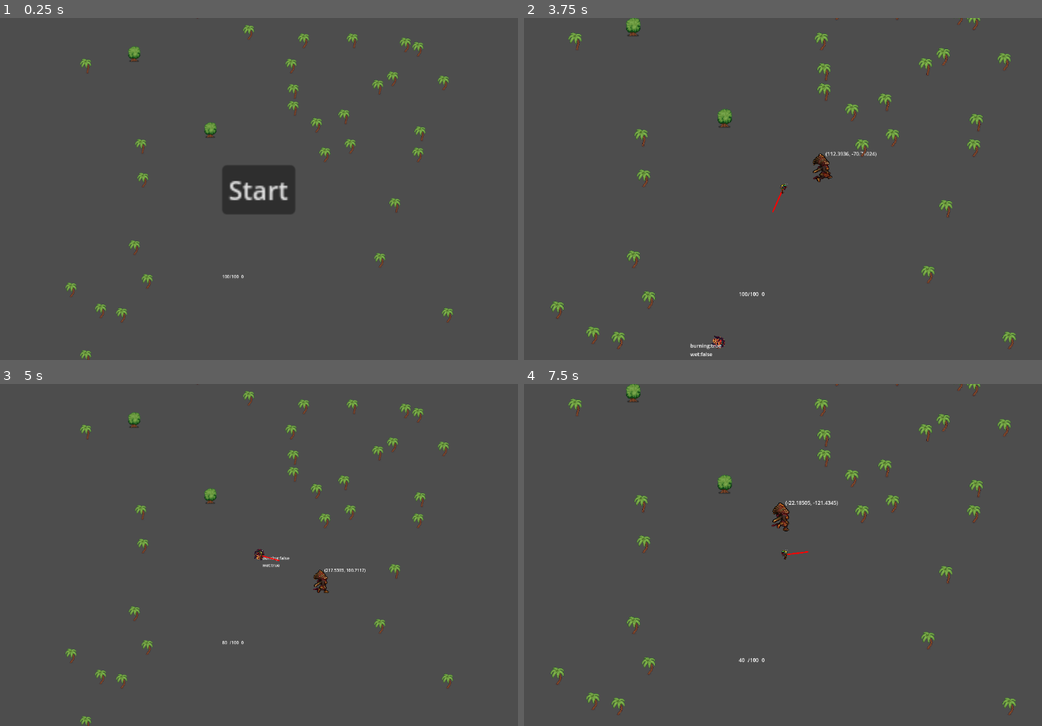
Above: before the commit, frames 1-4 (two rows, left to right).
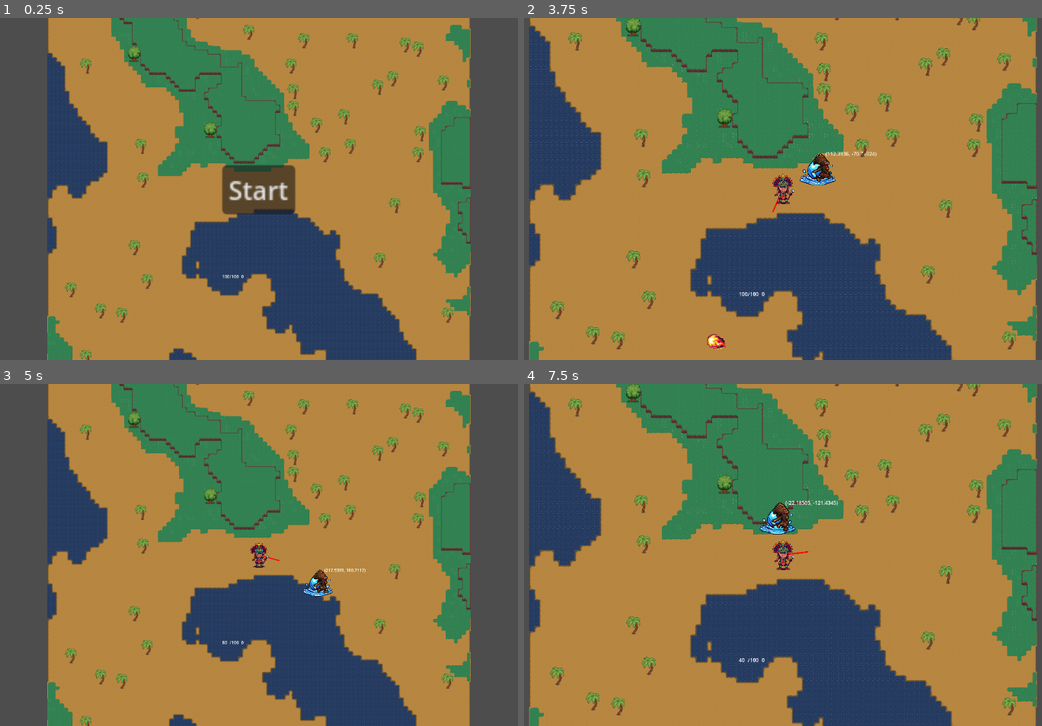
Above: after the commit, the same moments.

Repository: lvnav/survivor-in-two-week
Game: Godot game, scene res://Scenes/Root.tscn
The game is run twice, just before and just after one commit, with the same random seed, the same clock (stepped at 60 frames per second) and the same inputs.
Inputs (mouse positions are in pixels of both pictures, inside the frame that each line leads up to):
- Up to frame 1 (0.25 s): no input
- Up to frame 2 (3.75 s): click "Start" at 0.5 s; tap Enter (ui_accept) at 1.25, 1.52, 2.27 s; move the mouse to (746, 274) at 1.27 s; hold Right (ui_right) 1.28-2.78 s; tap 1 (burning_projectile) at 1.35 s; move the mouse to (783, 189) at 2.02 s; tap Space (dodge) at 2.1 s; move the mouse to (845, 113) at 2.77 s; hold Left (ui_left) 2.78-3.53 s; tap 2 (wet_projectile) at 2.85 s; move the mouse to (751, 257) at 3.52 s; hold Right (ui_right) from 3.53 s (still down); tap Mouse wheel up (zoom_in) at 3.6 s
- Up to frame 3 (5 s): keep holding Right (ui_right); tap Enter (ui_accept) at 3.77, 4.52 s; move the mouse to (440, 606) at 4.27 s; tap Mouse wheel down (zoom_out) at 4.35 s
- Up to frame 4 (7.5 s): move the mouse to (601, 503) at 5.02 s; release Right (ui_right) at 5.03 s; hold Left (ui_left) 5.03-5.78 s; tap 1 (burning_projectile) at 5.1 s; tap Enter (ui_accept) at 5.27, 6.5, 6.77 s; move the mouse to (814, 555) at 5.77 s; hold Right (ui_right) 5.78-6.53 s; tap Space (dodge) at 5.85 s; move the mouse to (689, 469) at 6.52 s; hold Left (ui_left) from 6.53 s (still down); tap 2 (wet_projectile) at 6.6 s; move the mouse to (917, 537) at 7.27 s; tap Mouse wheel up (zoom_in) at 7.35 s

The runs differ from the first frame. In frame 1, 79% of the frame differs, in the area x 9-91%, y 0-100%; in frame 2, 95%, in the area x 0-100%, y 0-100%; in frame 3, 79%; in frame 4, 95%.

Commit message:
Improve elemental propagation system

Diff:
--- a/Globals/environmental_state_resolver.gd
+++ b/Globals/environmental_state_resolver.gd
@@ -9,21 +9,21 @@
 			return
 
 		var logic_tile: LogicTile = proc_world.logic_tiles[cell_coords]
+		priorizedPropagation(environmentalState, logic_tile.environmental_state)
 
-		if environmentalState.elemental_states["burning"]:
-			print("ici")
-			logic_tile.environmental_state.set_elemental_state("burning", true)
-			logic_tile.environmental_state.set_elemental_state("wet", false)
+static func propagate(from: EnvironmentalState, to: EnvironmentalState) -> void:
+	for key in from.elemental_states:
+		to.set_elemental_state(key, from.elemental_states[key])
 
-		if environmentalState.elemental_states["wet"]:
-			print("la-bas")
-			logic_tile.environmental_state.set_elemental_state("burning", false)
-			logic_tile.environmental_state.set_elemental_state("wet", true)
+static func priorizedPropagation(source_a: EnvironmentalState, source_b: EnvironmentalState) -> void:
+	if (source_a.priority == null or source_b.priority == null):
+		assert(false, "Every EnvironmentalState must have a priority set")
 
-		if logic_tile.environmental_state.elemental_states["burning"]:
-			environmentalState.set_elemental_state("burning", true)
-			environmentalState.set_elemental_state("wet", false)
-
-		if logic_tile.environmental_state.elemental_states["wet"]:
-			environmentalState.set_elemental_state("burning", false)
-			environmentalState.set_elemental_state("wet", true)
+	if source_a.is_altered() and !source_b.is_altered():
+		propagate(source_a, source_b)
+	elif !source_a.is_altered() and source_b.is_altered():
+		propagate(source_b, source_a)
+	elif (source_a.priority <= source_b.priority):
+		propagate(source_a, source_b)
+	else:
+		propagate(source_b, source_a)
--- a/Scenes/Bolt/Bolt.tscn
+++ b/Scenes/Bolt/Bolt.tscn
@@ -1,8 +1,9 @@
-[gd_scene load_steps=5 format=3 uid="uid://d0lgfe3nmh2ok"]
+[gd_scene load_steps=6 format=3 uid="uid://d0lgfe3nmh2ok"]
 
 [ext_resource type="Script" path="res://Scenes/Bolt/bolt.gd" id="1_4c75s"]
 [ext_resource type="Texture2D" uid="uid://ugw3if7kjwtb" path="res://Assets/bolt.png" id="2_coquk"]
 [ext_resource type="PackedScene" uid="uid://2vrljdef6ct2" path="res://Scenes/EnvironmentalState/environmental_state.tscn" id="3_p8iok"]
+[ext_resource type="Script" path="res://Scenes/EnvironmentalStateSprite/environmental_state_sprite.gd" id="4_qim76"]
 
 [sub_resource type="CircleShape2D" id="CircleShape2D_36mqg"]
 radius = 22.0227
@@ -22,6 +23,10 @@
 
 [node name="EnvironmentalState" parent="." instance=ExtResource("3_p8iok")]
 
+[node name="EnvironmentalStateSprite" type="Sprite2D" parent="."]
+script = ExtResource("4_qim76")
+custom_scale = Vector2(0.2, 0.2)
+
 [connection signal="area_entered" from="." to="." method="_on_area_entered"]
 [connection signal="body_entered" from="." to="." method="_on_body_entered"]
 [connection signal="body_shape_entered" from="." to="." method="_on_body_shape_entered"]
--- a/Scenes/Bolt/bolt.gd
+++ b/Scenes/Bolt/bolt.gd
@@ -1,6 +1,8 @@
 class_name Bolt extends Area2D
 
 @onready var environmental_state: EnvironmentalState = $EnvironmentalState
+@onready var environmental_state_sprite: EnvironmentalStateSprite = $EnvironmentalStateSprite
+@onready var sprite_2d: Sprite2D = $Sprite2D
 
 const DEFAULT_DAMAGE: int = 20
 
@@ -9,8 +11,8 @@
 var damage: int = DEFAULT_DAMAGE
 var velocity: Vector2 = Vector2.RIGHT
 
-#func _ready() -> void:
-	#environmental_state.set_elemental_state("burning", true)
+func _ready() -> void:
+	environmental_state_sprite.environmental_state = environmental_state
 
 func _physics_process(delta: float) -> void:
 	position += velocity * delta * speed
@@ -19,9 +21,9 @@
 	queue_free()
 
 func _on_area_entered(area: Area2D) -> void:
-	if area.is_in_group("enemy"):
-		var mob: Mob = area
-		shoot_origin.leech(self, mob)
+	if area is Mob:
+		shoot_origin.leech(self, area)
+		EnvironmentalStateResolver.priorizedPropagation(area.environmental_state, self.environmental_state)
 		if !shoot_origin.has_piercing_projectile:
 			queue_free()
 
--- a/Scenes/EnvironmentalState/environmental_state.gd
+++ b/Scenes/EnvironmentalState/environmental_state.gd
@@ -1,6 +1,7 @@
 class_name EnvironmentalState extends Node
 
 @onready var container: VBoxContainer = $Container
+@onready var actual_state_timer: Timer = $ActualStateTimer
 
 var elemental_states: Dictionary = {
 	"burning": false,
@@ -8,8 +9,18 @@
 }
 
 var elemental_states_label: Dictionary = {} # follow elemental_state shape with labels instead of bool
+var parent: Node2D
+
+@export var priority: int # more priority near zero
 
 signal elemental_states_change(key: String, new_value: bool)
+signal elemental_state_consumed
+
+func _ready() -> void:
+	if get_parent() == null:
+		assert(false, "EnvironmentalState must have a parent")
+
+	parent = get_parent()
 
 func _process(delta: float) -> void:
 	container.position = get_parent().position
@@ -20,6 +31,13 @@
 		assert(false, "Unexpected key " + key)
 	elemental_states[key] = new_value
 	elemental_states_change.emit(key, new_value)
+	actual_state_timer.start()
+
+
+func is_altered():
+	for state in elemental_states.values():
+		if state != false:
+			return state
 
 func _on_elemental_states_change(key: String, new_value: bool) -> void:
 	var label: Label
@@ -31,3 +49,6 @@
 		container.add_child(label)
 
 	label.text = str(key, ":", new_value)
+
+func _on_actual_state_timer_timeout() -> void:
+	elemental_state_consumed.emit()
--- a/Scenes/EnvironmentalState/environmental_state.tscn
+++ b/Scenes/EnvironmentalState/environmental_state.tscn
@@ -7,7 +7,12 @@
 
 [node name="Container" type="VBoxContainer" parent="."]
 unique_name_in_owner = true
+visible = false
 offset_right = 108.0
 offset_bottom = 40.0
 
+[node name="ActualStateTimer" type="Timer" parent="."]
+wait_time = 3.0
+
 [connection signal="elemental_states_change" from="." to="." method="_on_elemental_states_change"]
+[connection signal="timeout" from="ActualStateTimer" to="." method="_on_actual_state_timer_timeout"]
--- /dev/null
+++ b/Scenes/EnvironmentalStateSprite/EnvironmentalStateSprite.tscn
@@ -0,0 +1,6 @@
+[gd_scene load_steps=2 format=3 uid="uid://bf2c8yhf8ccec"]
+
+[ext_resource type="Script" path="res://Scenes/EnvironmentalStateSprite/environmental_state_sprite.gd" id="2_85mne"]
+
+[node name="EnvironmentalStateSprite" type="Node2D"]
+script = ExtResource("2_85mne")
--- /dev/null
+++ b/Scenes/EnvironmentalStateSprite/environmental_state_sprite.gd
@@ -0,0 +1,16 @@
+class_name EnvironmentalStateSprite extends Sprite2D
+
+@export var flame_sprite : CompressedTexture2D = preload("res://Assets/flame.png")
+@export var wet_sprite: CompressedTexture2D = preload("res://Assets/wet.png")
+@export var custom_scale := Vector2(1, 1)
+
+var environmental_state: EnvironmentalState
+
+func _ready() -> void:
+	scale = custom_scale
+
+func _process(delta: float) -> void:
+	if environmental_state.elemental_states["burning"]:
+		texture = flame_sprite
+	elif environmental_state.elemental_states["wet"]:
+		texture = wet_sprite
--- a/Scenes/Level/proc_gen_world.gd
+++ b/Scenes/Level/proc_gen_world.gd
@@ -62,19 +62,11 @@
 					environment.set_cell(position, source_id, random_palm_tree_type)
 					var tiledata = environment.get_cell_tile_data(position)
 
-					#var label = ReactiveLabel.new()
-					var logic_tile: LogicTile = logic_tile.instantiate().with_data(tiledata, position)
+					var logic_tile: LogicTile = logic_tile.instantiate().with_data(
+						tiledata,
+						position
+					)
 					add_child(logic_tile)
-					#print(logic_tile.environmental_state)
-					#logic_tile.environmental_state = EnvironmentalState.new()
-					#logic_tile.environmental_state.set_elemental_state("is_burning"] = label.text
-					#label.logic_tile = logic_tile
-
-					#label.text = str(tiledata.get_custom_data("is_burning"))
-					#label.position = environment.map_to_local(position)
-					#label.show()
-					#level.call_deferred("add_child", label)
-					#logic_tile.nodes["label"] = label
 
 					logic_tiles[position] = logic_tile
 
--- a/Scenes/LogicTile/logic_tile.gd
+++ b/Scenes/LogicTile/logic_tile.gd
@@ -1,14 +1,25 @@
 class_name LogicTile extends Node2D
 
 @onready var environmental_state: EnvironmentalState = $EnvironmentalState
+@onready var environmental_state_sprite: EnvironmentalStateSprite = $EnvironmentalStateSprite
 
 var tiledata: TileData
 var nodes: Dictionary = {}
 var data: Dictionary = {}
 var cell_position: Vector2i
 
+func _ready() -> void:
+	environmental_state_sprite.environmental_state = environmental_state
+
 func with_data(new_tiledata: TileData, new_cell_position: Vector2i) -> LogicTile:
 	tiledata = new_tiledata
 	position = EnvironmentalStateResolver.proc_world.environment.map_to_local(new_cell_position)
 
 	return self
+
+func _on_environmental_state_elemental_state_consumed() -> void:
+	if environmental_state.elemental_states["burning"]:
+		EnvironmentalStateResolver.proc_world.environment.erase_cell(
+			EnvironmentalStateResolver.proc_world.environment.local_to_map(position)
+		)
+		environmental_state_sprite.hide()
--- a/Scenes/LogicTile/logic_tile.tscn
+++ b/Scenes/LogicTile/logic_tile.tscn
@@ -1,9 +1,17 @@
-[gd_scene load_steps=3 format=3 uid="uid://i0eluahn8bp0"]
+[gd_scene load_steps=4 format=3 uid="uid://i0eluahn8bp0"]
 
 [ext_resource type="Script" path="res://Scenes/LogicTile/logic_tile.gd" id="1_jpjpd"]
 [ext_resource type="PackedScene" uid="uid://2vrljdef6ct2" path="res://Scenes/EnvironmentalState/environmental_state.tscn" id="2_wb7v8"]
+[ext_resource type="Script" path="res://Scenes/EnvironmentalStateSprite/environmental_state_sprite.gd" id="3_ts62p"]
 
 [node name="LogicTile" type="Node2D"]
 script = ExtResource("1_jpjpd")
 
 [node name="EnvironmentalState" parent="." instance=ExtResource("2_wb7v8")]
+priority = 1
+
+[node name="EnvironmentalStateSprite" type="Sprite2D" parent="."]
+script = ExtResource("3_ts62p")
+custom_scale = Vector2(0.2, 0.2)
+
+[connection signal="elemental_state_consumed" from="EnvironmentalState" to="." method="_on_environmental_state_elemental_state_consumed"]
--- a/Scenes/Mob/Mob.tscn
+++ b/Scenes/Mob/Mob.tscn
@@ -7,6 +7,7 @@
 [ext_resource type="Texture2D" uid="uid://di12upxbaumjq" path="res://Assets/mob_frames/row-3-column-3.png" id="6_cp6or"]
 [ext_resource type="PackedScene" uid="uid://2vrljdef6ct2" path="res://Scenes/EnvironmentalState/environmental_state.tscn" id="7_4svo6"]
 [ext_resource type="Texture2D" uid="uid://dcxp1p7imrj4o" path="res://Assets/mob_frames/row-5-column-6.png" id="7_r8qdo"]
+[ext_resource type="Script" path="res://Scenes/EnvironmentalStateSprite/environmental_state_sprite.gd" id="8_15d7o"]
 
 [sub_resource type="CircleShape2D" id="CircleShape2D_mw3tk"]
 radius = 45.0
@@ -44,11 +45,6 @@
 [node name="CollisionShape2D" type="CollisionShape2D" parent="."]
 shape = SubResource("CircleShape2D_mw3tk")
 
-[node name="AnimatedSprite2D" type="AnimatedSprite2D" parent="."]
-position = Vector2(7, 19)
-scale = Vector2(0.402344, 0.308594)
-sprite_frames = SubResource("SpriteFrames_eqfff")
-
 [node name="Label" type="Label" parent="."]
 offset_left = 25.0
 offset_top = -56.0
@@ -56,6 +52,16 @@
 offset_bottom = -33.0
 
 [node name="EnvironmentalState" parent="." instance=ExtResource("7_4svo6")]
+priority = 2
+
+[node name="EnvironmentalStateSprite" type="Sprite2D" parent="."]
+script = ExtResource("8_15d7o")
+custom_scale = Vector2(0.3, 0.3)
+
+[node name="AnimatedSprite2D" type="AnimatedSprite2D" parent="."]
+position = Vector2(7, 19)
+scale = Vector2(0.402344, 0.308594)
+sprite_frames = SubResource("SpriteFrames_eqfff")
 
 [connection signal="area_entered" from="." to="." method="_on_area_entered"]
 [connection signal="body_entered" from="." to="." method="_on_body_entered"]
--- a/Scenes/Mob/mob.gd
+++ b/Scenes/Mob/mob.gd
@@ -4,6 +4,7 @@
 @onready var animated_sprite_2d: AnimatedSprite2D = $AnimatedSprite2D
 @onready var label: Label = $Label
 @onready var environmental_state: EnvironmentalState = $EnvironmentalState
+@onready var environmental_state_sprite: EnvironmentalStateSprite = $EnvironmentalStateSprite
 
 static var player_position: Vector2i
 
@@ -13,6 +14,9 @@
 var is_burning: bool = false
 
 signal die
+
+func _ready() -> void:
+	environmental_state_sprite.environmental_state = environmental_state
 
 func _physics_process(delta: float) -> void:
 	if direction.x < position.x:
@@ -30,13 +34,13 @@
 	queue_free()
 
 func _on_area_entered(area: Area2D) -> void:
-	if area.is_in_group("player_dmg_projectile"):
-		var bolt: Bolt = area
-		life -= bolt.damage
+	if area is Bolt:
+		life -= area.damage
+		#EnvironmentalStateResolver.
 
-		if life <= 0:
-			die.emit()
-			queue_free()
+	if life <= 0:
+		die.emit()
+		queue_free()
 
 func _on_body_shape_entered(body_rid: RID, body: Node2D, body_shape_index: int, local_shape_index: int) -> void:
 		EnvironmentalStateResolver.resolve(body, body_rid, self.environmental_state)
--- a/Scenes/Player/player.gd
+++ b/Scenes/Player/player.gd
@@ -22,6 +22,7 @@
 @onready var proc_gen_world_2: ProcGenWorld = $".."
 @onready var label: Label = $Label
 @onready var environmental_state: EnvironmentalState = $EnvironmentalState
+@onready var environmental_state_sprite: EnvironmentalStateSprite = $EnvironmentalStateSprite
 
 var local_game_state: String
 var player_state: String
@@ -51,10 +52,7 @@
 
 	set_total_life(DEFAULT_TOTAL_LIFE)
 	set_remaining_life(DEFAULT_TOTAL_LIFE)
-	#set_is_burning(true)
-
-#func _process(delta: float) -> void:
-	#environmental_state.container.position = position
+	environmental_state_sprite.environmental_state = environmental_state
 
 func _physics_process(_delta: float) -> void:
 	if local_game_state != "play":
@@ -157,15 +155,5 @@
 		var mob: Mob = area
 		set_remaining_life(remaining_life - mob.damage)
 
-#func set_is_burning(new_is_burning: bool) -> Player:
-	#is_burning = new_is_burning
-	#
-	#var burning_label: Label = Label.new()
-	#burning_label.text = "burning"
-	#state_indicator.add_child(burning_label)
-	#state_indicator.set_position(Vector2(position.x-100, position.y-100))
-	#
-	#return self
-
 func _on_hit_box_body_shape_entered(body_rid: RID, body: Node2D, body_shape_index: int, local_shape_index: int) -> void:
 	EnvironmentalStateResolver.resolve(body, body_rid, self.environmental_state)
--- a/Scenes/Player/player.tscn
+++ b/Scenes/Player/player.tscn
@@ -11,6 +11,8 @@
 [ext_resource type="Texture2D" uid="uid://cggjtub0ct6q8" path="res://Assets/player_frames/row-3-column-3.png" id="10_f0stl"]
 [ext_resource type="PackedScene" uid="uid://2vrljdef6ct2" path="res://Scenes/EnvironmentalState/environmental_state.tscn" id="11_1ekkp"]
 [ext_resource type="Texture2D" uid="uid://drbshhxlgentp" path="res://Assets/player_frames/row-4-column-6.png" id="11_eg204"]
+[ext_resource type="Script" path="res://Scenes/EnvironmentalStateSprite/environmental_state_sprite.gd" id="12_6lm4a"]
+[ext_resource type="Texture2D" uid="uid://b0b3nxcj4y4y7" path="res://Assets/character.png" id="13_qlxdv"]
 
 [sub_resource type="SpriteFrames" id="SpriteFrames_f0ech"]
 resource_local_to_scene = true
@@ -70,6 +72,7 @@
 [node name="ReleaseDodgeTimer" type="Timer" parent="."]
 
 [node name="AnimatedSprite2D" type="AnimatedSprite2D" parent="."]
+visible = false
 y_sort_enabled = true
 position = Vector2(15, 40)
 scale = Vector2(2.5, 2.5)
@@ -102,6 +105,14 @@
 offset_bottom = -67.0
 
 [node name="EnvironmentalState" parent="." instance=ExtResource("11_1ekkp")]
+priority = 2
+
+[node name="EnvironmentalStateSprite" type="Sprite2D" parent="."]
+script = ExtResource("12_6lm4a")
+custom_scale = Vector2(1.7, 1.7)
+
+[node name="Sprite2D" type="Sprite2D" parent="."]
+texture = ExtResource("13_qlxdv")
 
 [connection signal="attack_speed_modifier_has_changed" from="." to="AttackTimer" method="_on_player_attack_speed_modifier_has_changed"]
 [connection signal="timeout" from="AttackTimer" to="." method="_on_attack_timer_timeout"]
--- a/Scenes/ProcGenWorld/proc_gen_world.tscn
+++ b/Scenes/ProcGenWorld/proc_gen_world.tscn
@@ -31,25 +31,21 @@
 logic_tile = ExtResource("4_lyk88")
 
 [node name="Water" type="TileMapLayer" parent="."]
-visible = false
 z_index = -1
 y_sort_enabled = true
 tile_set = ExtResource("2_34xxr")
 
 [node name="Ground1" type="TileMapLayer" parent="."]
-visible = false
 z_index = -1
 y_sort_enabled = true
 tile_set = ExtResource("2_34xxr")
 
 [node name="Ground2" type="TileMapLayer" parent="."]
-visible = false
 z_index = -1
 y_sort_enabled = true
 tile_set = ExtResource("2_34xxr")
 
 [node name="Cliff" type="TileMapLayer" parent="."]
-visible = false
 y_sort_enabled = true
 tile_set = ExtResource("2_34xxr")
 
--- a/reactive_label.gd
+++ /dev/null
@@ -1,12 +0,0 @@
-class_name ReactiveLabel extends Label
-
-#var logic_tile: LogicTile
-
-func _ready() -> void:
-	pass
-
-func _process(_delta: float) -> void:
-	pass
-	#if logic_tile != null:
-		#if logic_tile.data["is_burning"] != null:
-			#text = str(logic_tile.data["is_burning"])
Binary file added: Assets/flame.png
Not shown, added: Assets/flame.png.import
Binary file added: Assets/fog.png
Not shown, added: Assets/fog.png.import
Binary file added: Assets/wet.png
Not shown, added: Assets/wet.png.import
Not shown: 1 places in Scenes/Mob/Mob.tscn that only renumber resources
Not shown: 1 places in Scenes/Player/player.tscn that only renumber resources
